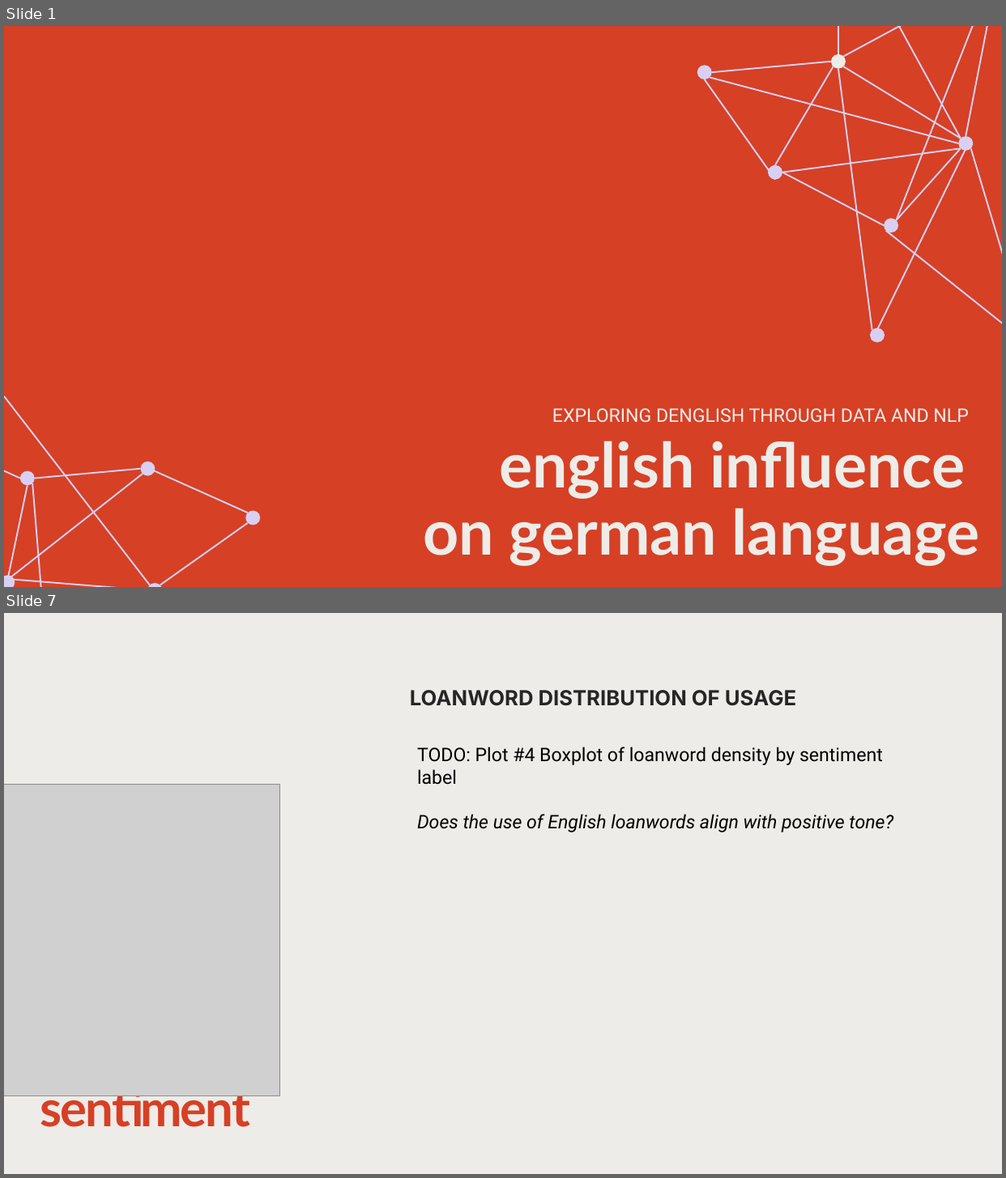
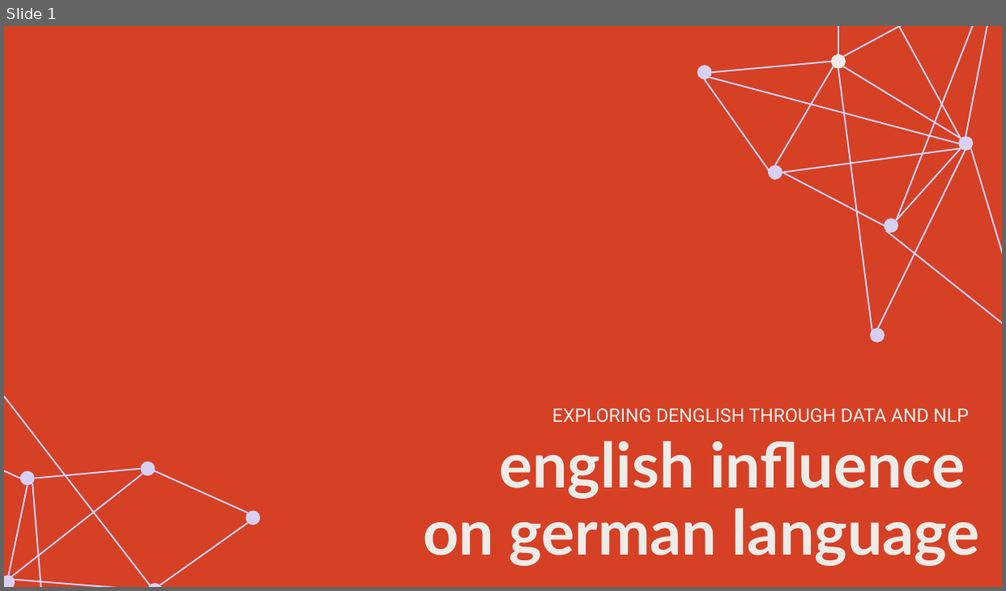
Before and after one commit to halfpintutopia/DA-deutsch-englisch-einfluss, a slide deck: DA_Final_Presentation.pptx. Shown one above the other, each under a label of ours: slides 1 and 7 before the commit, slide 1 after it; the slides between them are not shown. The pictures are 1006x1178 and 1006x591 pixels, drawn with LibreOffice and Linux fonts; fonts in the diff are those of the drawing; grey boxes stand for pictures. Boxes give left, top, right and bottom in pixels: in the first picture for what was removed or moved away, otherwise in the second. Text is boxed around its words. In the diff, an @@ line names an element or a change of style, - is before the commit and + after.

```diff
--- a/DA_Final_Presentation.pptx
+++ b/DA_Final_Presentation.pptx
@@ slide 7 removed at [4, 613, 1002, 1174], background #EEECE8 @@
@@ text removed at [410, 690, 796, 706] @@
-LOANWORD DISTRIBUTION OF USAGE
@@ text removed at [417, 747, 893, 833] @@
-TODO: Plot #4 Boxplot of loanword density by sentiment label
-Does the use of English loanwords align with positive tone?
@@ picture removed at [4, 785, 280, 1097] @@
@@ title removed at [40, 1096, 250, 1127] @@
-sentiment
```
Also in this commit, not shown: 4 slides changed, 6 slides added, 6 other slides removed.
